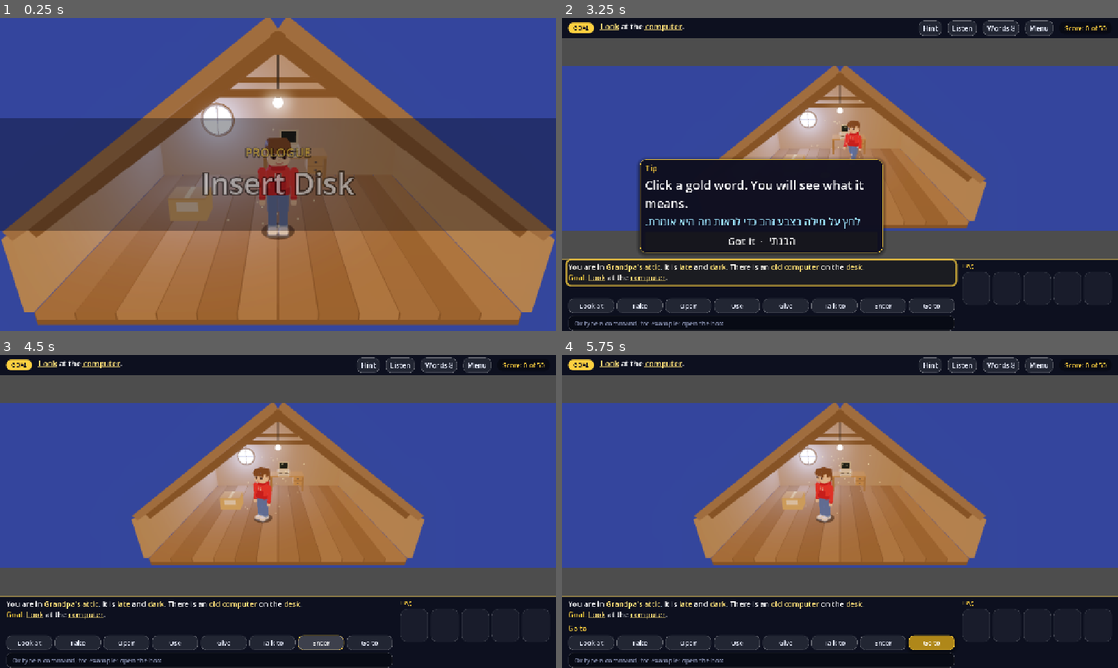
Above: before the commit, frames 1-4 (two rows, left to right).
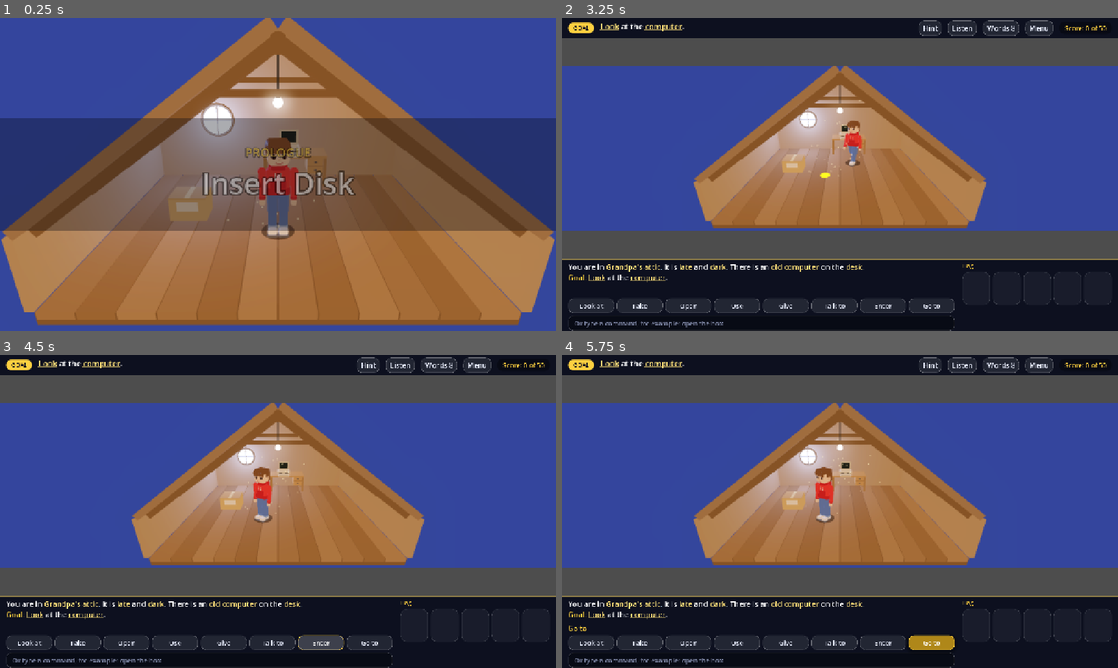
Above: after the commit, the same moments.

Repository: talwinter/English
Game: Godot game, scene res://launcher.tscn
Two runs of this game, one before a commit and one after it. Both use one fixed random seed, a clock stepped at 60 frames per second and the inputs below. Before the commit the project starts from res://main.tscn.
Inputs (mouse positions are in pixels of both pictures, inside the frame that each line leads up to):
- Up to frame 1 (0.25 s): no input
- Up to frame 2 (3.25 s): tap Enter at 0.5, 0.6 s; move the mouse to (962, 158) at 0.52 s; click (962, 158) at 0.67 s; tap Space at 0.77, 1.07, 1.52, 1.82, 3.02 s; move the mouse to (728, 190) at 1.27 s; tap Keypad Enter at 1.35 s; click (728, 190) at 1.42 s; move the mouse to (895, 105) at 2.02 s; tap Backspace at 2.1 s; click (895, 105) at 2.17 s; move the mouse to (812, 237) at 2.77 s; tap 1 at 2.85 s; click (812, 237) at 2.92 s
- Up to frame 3 (4.5 s): tap Space at 3.32 s; click "Enter" at 3.5 s; click "Enter" at 4.25 s
- Up to frame 4 (5.75 s): click "Go to" at 5 s

The runs differ from the first frame. In frame 1, less than 0.1% of the frame differs, in the area x 49-50%, y 35-36%; in frame 2, 15%, in the area x 0-72%, y 32-86%; in frame 3, less than 0.1%; in frame 4, less than 0.1%.

Commit message:
Automatic game updates: launcher, content packs, server endpoints
- godot/scripts/launcher.gd is the first scene: checks /updates/manifest.json, downloads a new
  content pack once (sha256 checked), loads it over the game files, starts the game; a version
  that never reached the title screen is put aside (update_state.gd).
- Server: public GET /updates/*, parent-only POST /admin/api/update/upload, with a test.
- tools/make-update.ps1 (export-pack, no templates needed) and tools/push-update.js.
- docs/DEPLOY.md and CLAUDE.md describe the flow.

Co-Authored-By: Claude Sonnet 5.5 <noreply@anthropic.com>

Diff:
--- /dev/null
+++ b/godot/launcher.tscn
@@ -0,0 +1,10 @@
+[gd_scene load_steps=2 format=3]
+
+[ext_resource type="Script" path="res://scripts/launcher.gd" id="1"]
+
+[node name="Launcher" type="Control"]
+layout_mode = 3
+anchors_preset = 15
+anchor_right = 1.0
+anchor_bottom = 1.0
+script = ExtResource("1")
--- a/godot/project.godot
+++ b/godot/project.godot
@@ -6,7 +6,7 @@
 [application]
 
 config/name="English Quest"
-run/main_scene="res://main.tscn"
+run/main_scene="res://launcher.tscn"
 config/features=PackedStringArray("4.7", "Forward Plus")
 
 [display]
--- a/godot/scripts/game.gd
+++ b/godot/scripts/game.gd
@@ -117,6 +117,7 @@
 		return
 	loading_label.queue_free()
 	loading_label = null
+	preload("res://scripts/update_state.gd").confirm()   # an installed update works: it reached the title
 	_start()
 
 
--- /dev/null
+++ b/godot/scripts/launcher.gd
@@ -0,0 +1,159 @@
+extends Control
+## The first scene. Asks the server whether there is a newer version of the game files (scripts, rooms, models,
+## sounds), downloads it once, loads it over the files that came with the game, and starts the game.
+## It never blocks the son for long: no server, no answer in 5 seconds, or a bad file all mean "start with what
+## is here". A version that crashed the game is remembered and not used again.
+##
+## The pack is made on the dev PC (tools/make-update.ps1, tools/push-update.js) and lives on the server:
+##   GET /updates/manifest.json  ->  { "version", "file", "size", "sha256" }
+##   GET /updates/<file>
+## Keep this file small and stable: it is the one part that an update cannot change.
+
+const State := preload("res://scripts/update_state.gd")
+
+var _status: Label
+var _bar: ProgressBar
+var _http: HTTPRequest
+
+
+func _ready() -> void:
+	set_anchors_preset(Control.PRESET_FULL_RECT)
+	_build()
+	await get_tree().process_frame
+	await get_tree().process_frame
+	var args := OS.get_cmdline_user_args()
+	var state := State.load_state()
+	# a version that never reached the title screen crashed the game: put it aside
+	if String(state["pending"]) != "":
+		(state["bad"] as Array).append(String(state["pending"]))
+		_forget_packs()
+		state["installed"] = ""
+		state["pending"] = ""
+		State.save_state(state)
+		print("UPDATE: the last update did not start, going back")
+	var server := _server(args)
+	var may_check := server != "" and not ("--no-update" in args) and not ("--autoplay" in args)
+	if may_check:
+		await _check(server, state)
+	_load_installed(State.load_state())
+	get_tree().change_scene_to_file("res://main.tscn")
+
+
+func _build() -> void:
+	var bg := ColorRect.new()
+	bg.color = Color(0.04, 0.05, 0.1)
+	bg.set_anchors_preset(Control.PRESET_FULL_RECT)
+	add_child(bg)
+	var col := VBoxContainer.new()
+	col.set_anchors_preset(Control.PRESET_CENTER)
+	col.offset_left = -220
+	col.offset_right = 220
+	col.offset_top = -50
+	col.offset_bottom = 50
+	col.add_theme_constant_override("separation", 10)
+	add_child(col)
+	var title := Label.new()
+	title.text = "ENGLISH QUEST"
+	title.add_theme_font_size_override("font_size", 30)
+	title.add_theme_color_override("font_color", Color(1.0, 0.82, 0.25))
+	title.horizontal_alignment = HORIZONTAL_ALIGNMENT_CENTER
+	col.add_child(title)
+	_status = Label.new()
+	_status.text = "Starting ..."
+	_status.add_theme_font_size_override("font_size", 16)
+	_status.add_theme_color_override("font_color", Color(0.75, 0.8, 0.95))
+	_status.horizontal_alignment = HORIZONTAL_ALIGNMENT_CENTER
+	col.add_child(_status)
+	_bar = ProgressBar.new()
+	_bar.custom_minimum_size = Vector2(0, 8)
+	_bar.show_percentage = false
+	_bar.visible = false
+	col.add_child(_bar)
+	_http = HTTPRequest.new()
+	add_child(_http)
+
+
+## The same rules as the game: godot/config.json, --server=, --no-server.
+func _server(args: PackedStringArray) -> String:
+	if "--no-server" in args:
+		return ""
+	var s := ""
+	var f := FileAccess.open(ProjectSettings.globalize_path("res://config.json"), FileAccess.READ)
+	if f != null:
+		var d: Variant = JSON.parse_string(f.get_as_text())
+		if d is Dictionary:
+			s = String((d as Dictionary).get("server", "")).strip_edges().rstrip("/")
+	for a in args:
+		if a.begins_with("--server="):
+			s = a.trim_prefix("--server=").rstrip("/")
+	return s
+
+
+func _check(server: String, state: Dictionary) -> void:
+	_status.text = "Looking for news ..."
+	_http.timeout = 5.0
+	if _http.request(server + "/updates/manifest.json") != OK:
+		return
+	var res: Array = await _http.request_completed
+	if res[0] != HTTPRequest.RESULT_SUCCESS or res[1] != 200:
+		return
+	var m: Variant = JSON.parse_string((res[3] as PackedByteArray).get_string_from_utf8())
+	if not (m is Dictionary):
+		return
+	var version := String(m.get("version", ""))
+	var file := String(m.get("file", ""))
+	if version == "" or file == "" or file.contains("/") or file.contains(".."):
+		return
+	if (state["bad"] as Array).has(version):
+		return
+	var path := "%s/%s" % [State.DIR, file]
+	if String(state["installed"]) == version and FileAccess.file_exists(path):
+		return
+	# a new version: download it next to the old one, check it, then switch
+	DirAccess.make_dir_recursive_absolute(ProjectSettings.globalize_path(State.DIR))
+	var part := path + ".part"
+	_status.text = "Updating the game ..."
+	_bar.visible = true
+	_bar.max_value = maxf(1.0, float(m.get("size", 1)))
+	_http.timeout = 0.0
+	_http.download_file = ProjectSettings.globalize_path(part)
+	if _http.request("%s/updates/%s" % [server, file]) != OK:
+		return
+	await _http.request_completed
+	_http.download_file = ""
+	_bar.value = _bar.max_value
+	if not FileAccess.file_exists(part):
+		return
+	var want := String(m.get("sha256", ""))
+	if want != "" and FileAccess.get_sha256(part).to_lower() != want.to_lower():
+		push_warning("UPDATE: the downloaded file is not complete, skipped")
+		DirAccess.remove_absolute(ProjectSettings.globalize_path(part))
+		return
+	_forget_packs()
+	DirAccess.rename_absolute(ProjectSettings.globalize_path(part), ProjectSettings.globalize_path(path))
+	state["installed"] = version
+	state["pending"] = version
+	State.save_state(state)
+	print("UPDATE: installed ", version)
+
+
+func _load_installed(state: Dictionary) -> void:
+	var version := String(state["installed"])
+	if version == "":
+		return
+	var dir := DirAccess.open(State.DIR)
+	if dir == null:
+		return
+	for f in dir.get_files():
+		if f.ends_with(".pck"):
+			var ok := ProjectSettings.load_resource_pack(ProjectSettings.globalize_path("%s/%s" % [State.DIR, f]), true)
+			print("UPDATE: loaded ", f, " -> ", ok)
+
+
+func _forget_packs() -> void:
+	var dir := DirAccess.open(State.DIR)
+	if dir == null:
+		return
+	for f in dir.get_files():
+		if f.ends_with(".pck"):
+			DirAccess.remove_absolute(ProjectSettings.globalize_path("%s/%s" % [State.DIR, f]))
--- /dev/null
+++ b/godot/scripts/update_state.gd
@@ -0,0 +1,38 @@
+extends RefCounted
+## What the launcher remembers about game updates (user://updates/state.json):
+##   installed  the version of the content pack that is loaded at start
+##   pending    a version that was just installed and has not yet reached the title screen; if it is still set at
+##              the next start, that version crashed the game and is never used again
+##   bad        versions that are not used
+## Used through preload("res://scripts/update_state.gd"), not by class_name: a pack can add new files, and the
+## engine only knows class names from the files it was started with.
+
+const DIR := "user://updates"
+const FILE := "user://updates/state.json"
+
+
+static func load_state() -> Dictionary:
+	var f := FileAccess.open(FILE, FileAccess.READ)
+	var d: Dictionary = {"installed": "", "pending": "", "bad": []}
+	if f != null:
+		var parsed: Variant = JSON.parse_string(f.get_as_text())
+		if parsed is Dictionary:
+			for k in d:
+				if (parsed as Dictionary).has(k):
+					d[k] = parsed[k]
+	return d
+
+
+static func save_state(d: Dictionary) -> void:
+	DirAccess.make_dir_recursive_absolute(ProjectSettings.globalize_path(DIR))
+	var f := FileAccess.open(FILE, FileAccess.WRITE)
+	if f != null:
+		f.store_string(JSON.stringify(d))
+
+
+## The game reached the title screen: the installed version works.
+static func confirm() -> void:
+	var d := load_state()
+	if String(d.get("pending", "")) != "":
+		d["pending"] = ""
+		save_state(d)
Not shown, added: godot/export_presets.cfg
Not shown, added: godot/scripts/launcher.gd.uid
Not shown, added: godot/scripts/update_state.gd.uid
Not shown, changed: CLAUDE.md
Not shown, changed: docs/DEPLOY.md
Not shown, changed: server/server.js
Not shown, changed: server/test.js
Not shown, added: tools/make-update.ps1
Not shown, added: tools/push-update.js
